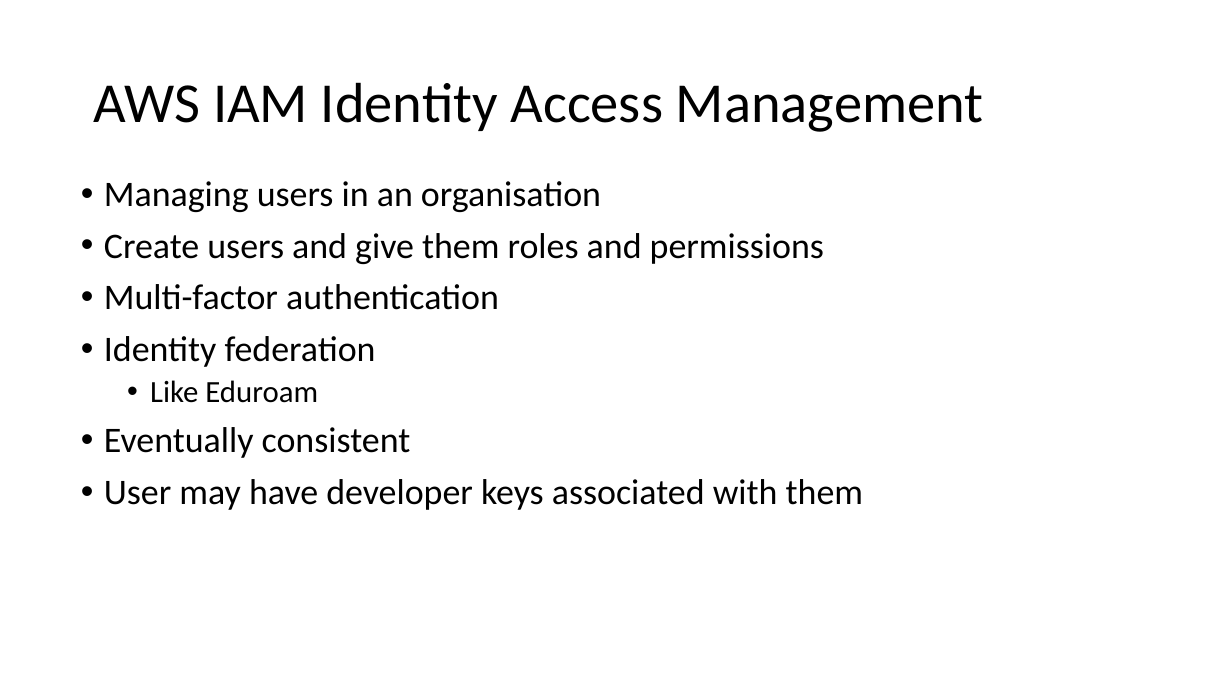
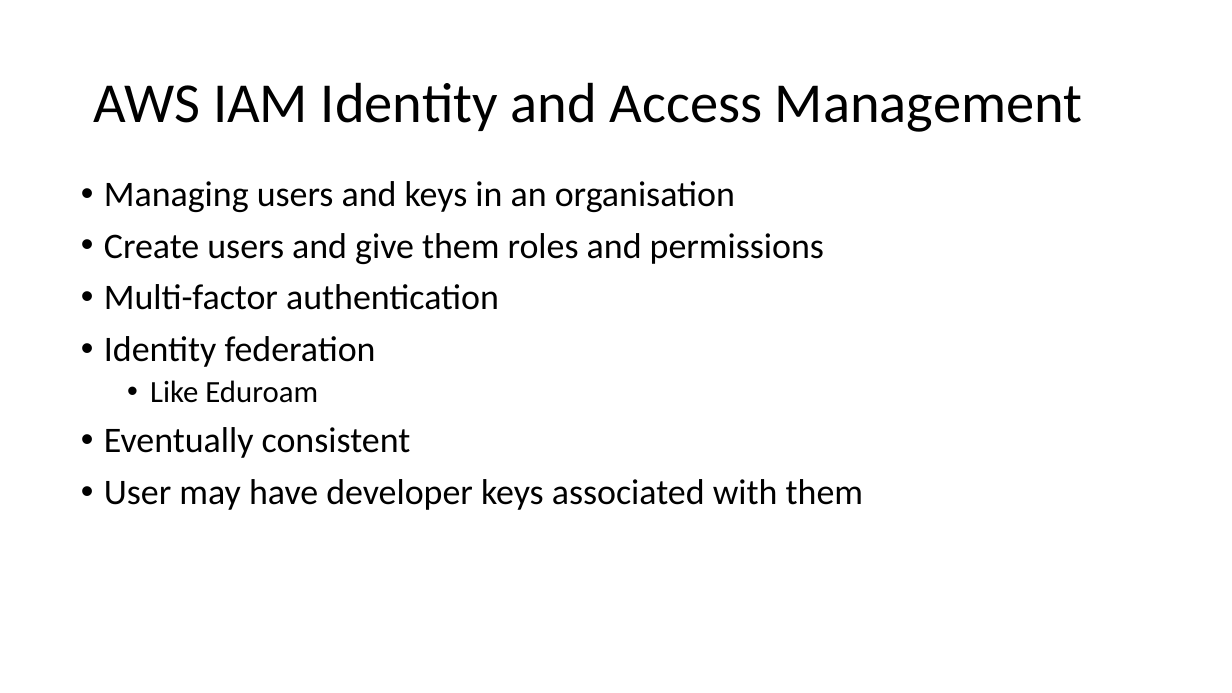
Before and after one commit to uwacsp/cits5503, a slide deck: slide 24 of Lectures/CITS5503LectureIAM.pptx (slide 2 before the commit). Drawn at 1232x693 pixels with LibreOffice and Linux fonts; fonts in the diff are those of the drawing. Boxes give left, top, right and bottom in pixels: in the first picture for what was removed or moved away, otherwise in the second. Text is boxed around its words. In the diff, an @@ line names an element or a change of style, - is before the commit and + after.

```diff
--- a/Lectures/CITS5503LectureIAM.pptx
+++ b/Lectures/CITS5503LectureIAM.pptx
@@ title at (x1=94, y1=82, x2=1082, y2=132): text changed @@
-AWS IAM Identity Access Management
+AWS IAM Identity and Access Management
@@ text at (x1=104, y1=181, x2=735, y2=212): text changed @@
-• Managing users in an organisation
+• Managing users and keys in an organisation
```
Also in this commit, not shown: 6 other slides changed, 12 slides added, 3 other files.
